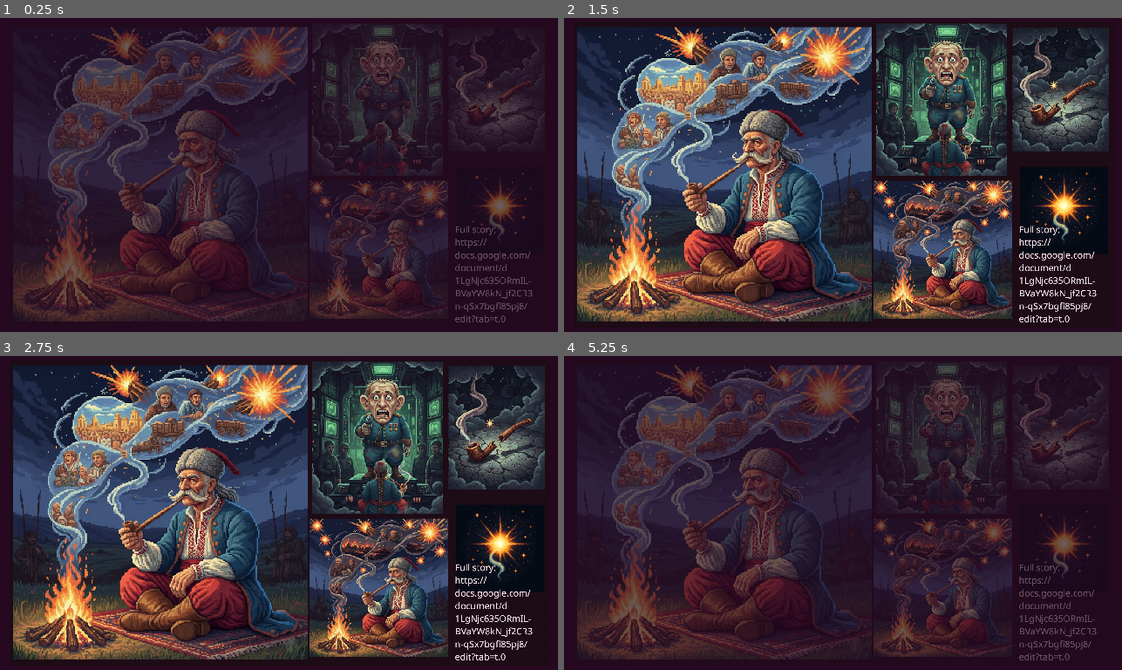
Above: before the commit, frames 1-4 (two rows, left to right).
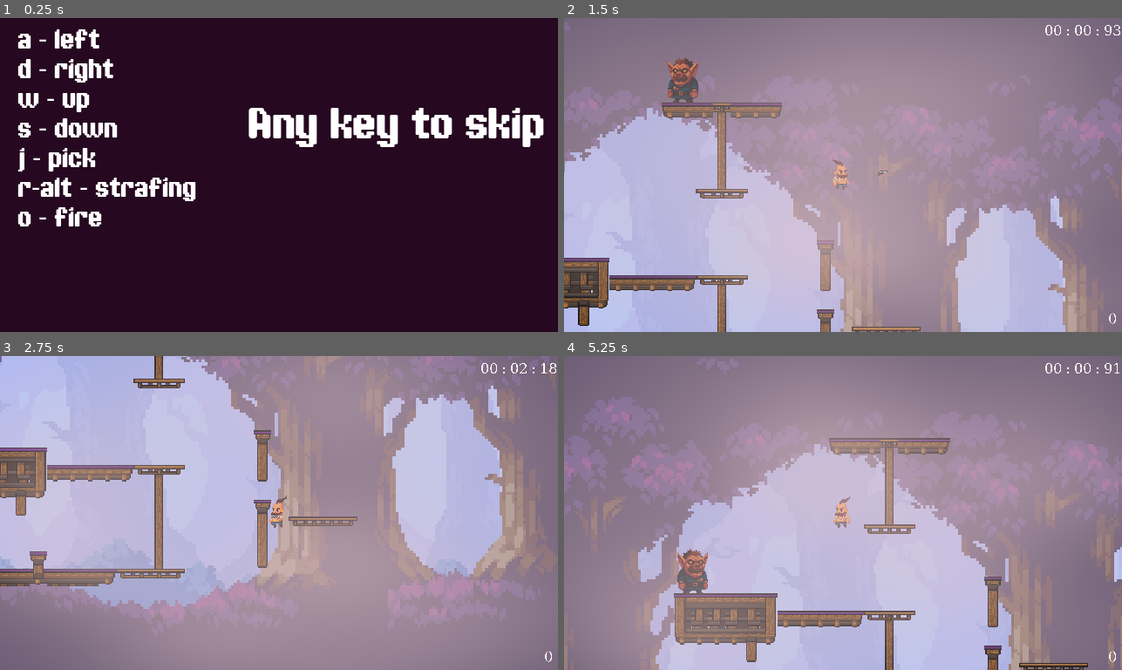
Above: after the commit, the same moments.

Repository: erotourtes/veliyduh
Game: Godot game, scene res://scenes/intro/intro.tscn
The game is run twice, just before and just after one commit, with the same random seed, the same clock (stepped at 60 frames per second) and the same inputs. Sound files missing from this copy of the repository are replaced by a short silence.
Inputs (mouse positions are in pixels of both pictures, inside the frame that each line leads up to):
- Up to frame 1 (0.25 s): no input
- Up to frame 2 (1.5 s): hold O (fire) 0.53-1.28 s; hold D (right) from 0.53 s (still down); tap Space (jump) at 0.77 s; tap J (pick) at 0.8, 1.35 s
- Up to frame 3 (2.75 s): tap Space (jump) at 1.52 s; tap O (fire) at 1.55 s; release D (right) at 2.03 s; hold A (left) from 2.03 s (still down); hold O (fire) from 2.03 s (still down); tap J (pick) at 2.3 s
- Up to frame 4 (5.25 s): release A (left) at 2.78 s; release O (fire) at 2.78 s; hold D (right) 2.78-4.25 s; tap Alt (lock_direction) at 2.85 s; tap Space (jump) at 3.02, 3.77 s; tap O (fire) at 3.05, 5.1 s; hold J (pick) 3.53-4.25 s; click (848, 538) at 4.25 s, where only the run after the commit has a clickable "Retry"; hold A (left) from 5.03 s (still down)

The runs differ from the first frame. In frame 1, 35% of the frame differs, in the area x 2-98%, y 1-97%; in frame 2, 99%; in frame 3, 100%; in frame 4, 100%, in the area x 0-100%, y 0-100%.

Commit message:
feat: intro

Diff:
--- a/scenes/intro/intro.gd
+++ b/scenes/intro/intro.gd
@@ -1,5 +1,11 @@
 extends Control
 
+func changeScene():
+	get_tree().change_scene_to_file("res://scenes/game.tscn")
 
 func _on_animation_player_animation_finished(anim_name: StringName) -> void:
-	get_tree().change_scene_to_file("res://scenes/game.tscn")
+	changeScene()
+
+func _input(event: InputEvent) -> void:
+	if event.is_pressed():
+		changeScene()
--- a/scenes/intro/intro.tscn
+++ b/scenes/intro/intro.tscn
@@ -1,23 +1,17 @@
-[gd_scene load_steps=6 format=3 uid="uid://ttj3p2qyr6ac"]
+[gd_scene load_steps=10 format=3 uid="uid://ttj3p2qyr6ac"]
 
 [ext_resource type="Script" uid="uid://cdht1avvn3djx" path="res://scenes/intro/intro.gd" id="1_iatiw"]
+[ext_resource type="FontFile" uid="uid://cqhyrvjf2fuoy" path="res://assets/fonts/GamepauseddemoRegular-RpmY6.ttf" id="2_8twl8"]
 [ext_resource type="Texture2D" uid="uid://dgf7tw37wykaj" path="res://assets/story/story.png" id="2_teox7"]
+[ext_resource type="AudioStream" uid="uid://bttjp62xblr70" path="res://assets/audio/sounds/timpany.mp3" id="3_teox7"]
 
-[sub_resource type="Animation" id="Animation_8twl8"]
-resource_name = "intro"
-length = 6.0
-tracks/0/type = "value"
-tracks/0/imported = false
-tracks/0/enabled = true
-tracks/0/path = NodePath("overlay:color")
-tracks/0/interp = 1
-tracks/0/loop_wrap = true
-tracks/0/keys = {
-"times": PackedFloat32Array(0.033333335, 0.70000005, 4.733333, 5.5),
-"transitions": PackedFloat32Array(1, 1, 1, 1),
-"update": 0,
-"values": [Color(0.14901961, 0.03529412, 0.1254902, 1), Color(0.14901961, 0.03529412, 0.1254902, 0), Color(0.14901961, 0.03529412, 0.1254902, 0), Color(0.14901961, 0.03529412, 0.1254902, 1)]
-}
+[sub_resource type="LabelSettings" id="LabelSettings_ir5dn"]
+font = ExtResource("2_8twl8")
+font_size = 30
+
+[sub_resource type="LabelSettings" id="LabelSettings_1rrv8"]
+font = ExtResource("2_8twl8")
+font_size = 50
 
 [sub_resource type="Animation" id="Animation_ir5dn"]
 length = 0.001
@@ -32,6 +26,70 @@
 "transitions": PackedFloat32Array(1),
 "update": 0,
 "values": [Color(0.14901961, 0.03529412, 0.1254902, 1)]
+}
+tracks/1/type = "value"
+tracks/1/imported = false
+tracks/1/enabled = true
+tracks/1/path = NodePath("Sprite2D:visible")
+tracks/1/interp = 1
+tracks/1/loop_wrap = true
+tracks/1/keys = {
+"times": PackedFloat32Array(0),
+"transitions": PackedFloat32Array(1),
+"update": 1,
+"values": [true]
+}
+tracks/2/type = "value"
+tracks/2/imported = false
+tracks/2/enabled = true
+tracks/2/path = NodePath("AudioStreamPlayer:volume_db")
+tracks/2/interp = 1
+tracks/2/loop_wrap = true
+tracks/2/keys = {
+"times": PackedFloat32Array(0),
+"transitions": PackedFloat32Array(1),
+"update": 0,
+"values": [-15.22]
+}
+
+[sub_resource type="Animation" id="Animation_8twl8"]
+resource_name = "intro"
+length = 20.0
+tracks/0/type = "value"
+tracks/0/imported = false
+tracks/0/enabled = true
+tracks/0/path = NodePath("overlay:color")
+tracks/0/interp = 1
+tracks/0/loop_wrap = true
+tracks/0/keys = {
+"times": PackedFloat32Array(0.06666672, 4.661427, 6.0333333, 6.5333333, 17.6, 19.666666),
+"transitions": PackedFloat32Array(1, 1, 1, 1, 1, 1),
+"update": 0,
+"values": [Color(0.14901961, 0.03529412, 0.1254902, 0), Color(0.14901961, 0.03529412, 0.1254902, 0), Color(0.14901961, 0.03529412, 0.1254902, 1), Color(0.14901961, 0.03529412, 0.1254902, 0), Color(0.14901961, 0.03529412, 0.1254902, 0), Color(0.14901961, 0.03529412, 0.1254902, 1)]
+}
+tracks/1/type = "value"
+tracks/1/imported = false
+tracks/1/enabled = true
+tracks/1/path = NodePath("Sprite2D:visible")
+tracks/1/interp = 1
+tracks/1/loop_wrap = true
+tracks/1/keys = {
+"times": PackedFloat32Array(0, 6),
+"transitions": PackedFloat32Array(1, 1),
+"update": 1,
+"values": [false, true]
+}
+tracks/2/type = "value"
+tracks/2/imported = false
+tracks/2/enabled = true
+tracks/2/path = NodePath("AudioStreamPlayer:volume_db")
+tracks/2/interp = 1
+tracks/2/loop_wrap = true
+tracks/2/keys = {
+"times": PackedFloat32Array(15.833333, 19.233334),
+"transitions": PackedFloat32Array(1, 3.1383357),
+"update": 0,
+"values": [-15.22, -30.0]
 }
 
 [sub_resource type="AnimationLibrary" id="AnimationLibrary_1rrv8"]
@@ -58,10 +116,38 @@
 grow_vertical = 2
 color = Color(0.14901961, 0.03529412, 0.1254902, 1)
 
+[node name="controls" type="Label" parent="."]
+layout_mode = 1
+anchors_preset = -1
+anchor_top = -0.056
+anchor_bottom = -0.056
+offset_left = 20.0
+offset_top = 30.16
+offset_right = 322.0
+offset_bottom = 372.16
+text = "a - left
+d - right
+w - up
+s - down
+j - pick
+r-alt - strafing
+o - fire"
+label_settings = SubResource("LabelSettings_ir5dn")
+
+[node name="skip" type="Label" parent="."]
+layout_mode = 0
+offset_left = 284.0
+offset_top = 98.0
+offset_right = 585.0
+offset_bottom = 149.0
+text = "Any key to skip"
+label_settings = SubResource("LabelSettings_1rrv8")
+
 [node name="Sprite2D" type="Sprite2D" parent="."]
 position = Vector2(321.00003, 180.00002)
 scale = Vector2(0.325, 0.325)
 texture = ExtResource("2_teox7")
+metadata/_edit_lock_ = true
 
 [node name="overlay" type="ColorRect" parent="."]
 layout_mode = 1
@@ -71,6 +157,7 @@
 grow_horizontal = 2
 grow_vertical = 2
 color = Color(0.14901961, 0.03529412, 0.1254902, 1)
+metadata/_edit_lock_ = true
 
 [node name="AnimationPlayer" type="AnimationPlayer" parent="."]
 libraries = {
@@ -78,4 +165,9 @@
 }
 autoplay = "intro"
 
+[node name="AudioStreamPlayer" type="AudioStreamPlayer" parent="."]
+stream = ExtResource("3_teox7")
+volume_db = -15.22
+autoplay = true
+
 [connection signal="animation_finished" from="AnimationPlayer" to="." method="_on_animation_player_animation_finished"]
Not shown, added: assets/audio/sounds/timpany.mp3.import
Not shown, added: assets/audio/sounds/timpany.mp3
